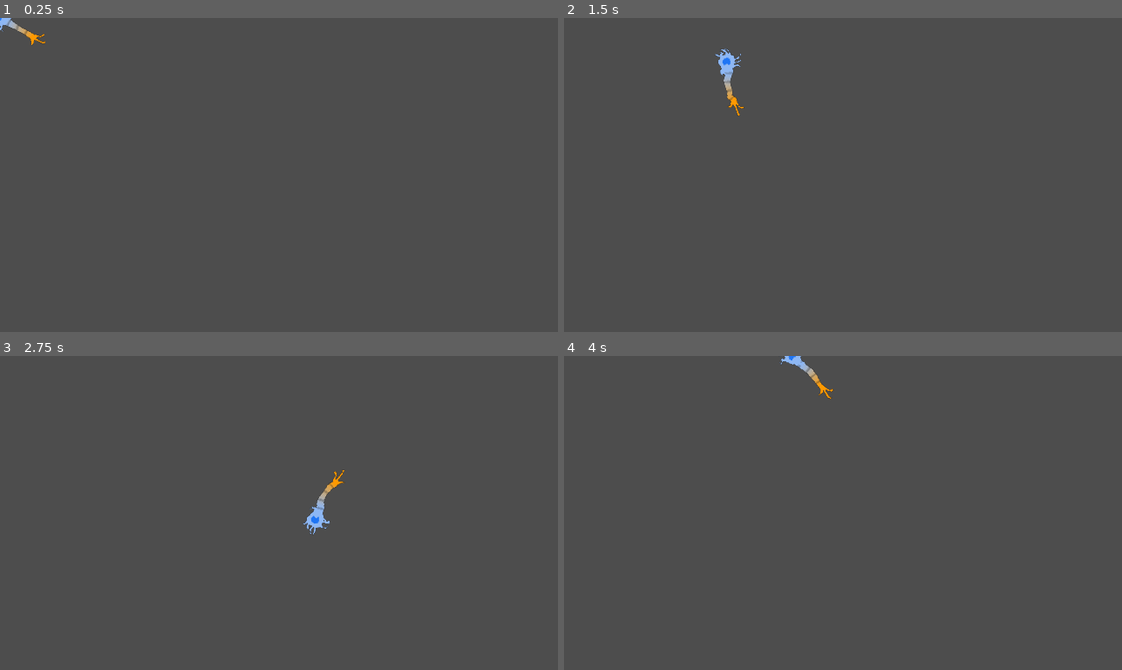
Above: before the commit, frames 1-4 (two rows, left to right).
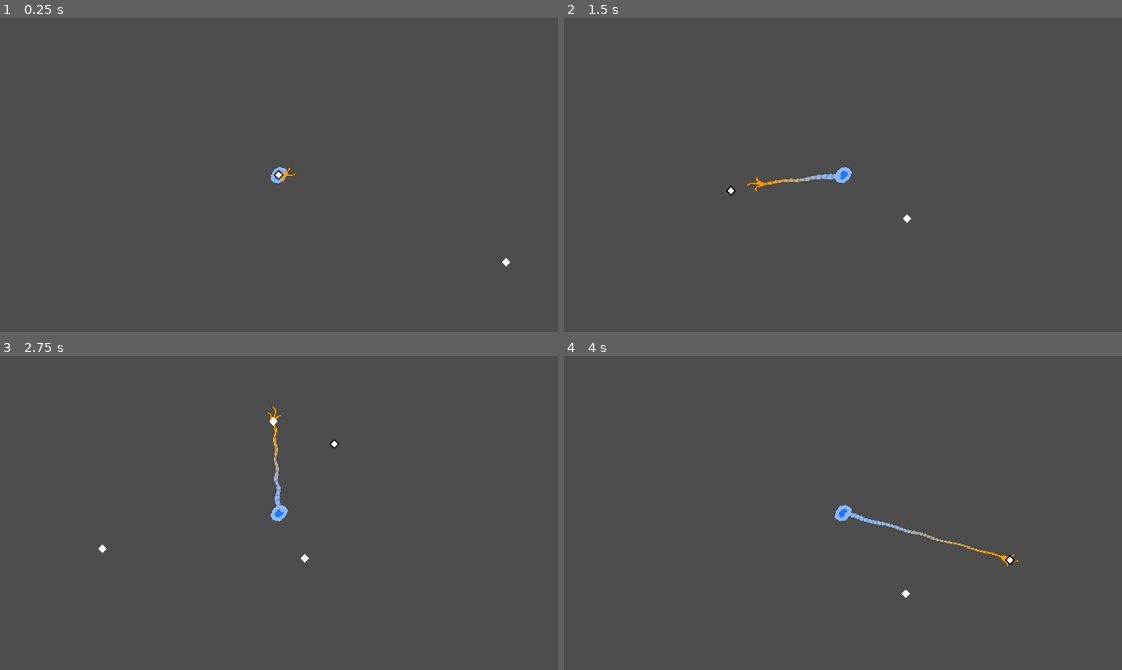
Above: after the commit, the same moments.

Repository: bnhrl/MomentumIsEverythingCountDown
Game: Godot game, scene res://Game/Levels/_Base/level.tscn
Two runs of this game, one before a commit and one after it. Both use one fixed random seed, a clock stepped at 60 frames per second and the inputs below. The project has no main scene, so this scene is started directly.
Inputs (mouse positions are in pixels of both pictures, inside the frame that each line leads up to):
- Up to frame 1 (0.25 s): no input
- Up to frame 2 (1.5 s): move the mouse to (965, 159) at 0.52 s; press the mouse at (965, 159) at 0.53 s; hold D (right) 0.53-1.28 s; move the mouse to (731, 190) at 1.27 s; release the mouse at (731, 190) at 1.28 s; hold S (down) from 1.28 s (still down); click (731, 190) at 1.35 s
- Up to frame 3 (2.75 s): move the mouse to (334, 443) at 2.02 s; release S (down) at 2.03 s; press the mouse at (334, 443) at 2.03 s; hold D (right) from 2.03 s (still down)
- Up to frame 4 (4 s): move the mouse to (815, 575) at 2.77 s; release D (right) at 2.78 s; release the mouse at (815, 575) at 2.78 s; hold W (up) 2.78-3.53 s; click (815, 575) at 2.85 s; move the mouse to (1010, 560) at 3.52 s; press the mouse at (1010, 560) at 3.53 s; hold A (left) from 3.53 s (still down)

The runs differ from the first frame. In frame 1, 0.3% of the frame differs, in the area x 0-92%, y 0-80%; in frame 2, 0.7%; in frame 3, 0.8%, in the area x 17-62%, y 15-66%; in frame 4, 0.7%.

Commit message:
Added grappling (WIP), Camera & Cursor singletons

Diff:
--- /dev/null
+++ b/Game/GrapplePoints/grapple_point.gd
@@ -0,0 +1,14 @@
+class_name GrapplePoint extends Area2D
+
+
+signal grappled
+signal released
+
+func grapple() -> void:
+	grappled.emit()
+
+func release() -> void:
+	released.emit()
+
+func _on_body_entered(body: Node2D) -> void:
+	if body is Player: body.passed_grapple_object()
--- /dev/null
+++ b/Game/GrapplePoints/grapple_point.tscn
@@ -0,0 +1,14 @@
+[gd_scene format=3 uid="uid://c2mrm5rc4nnir"]
+
+[ext_resource type="Script" uid="uid://nantb8xlfve7" path="res://Game/GrapplePoints/grapple_point.gd" id="1_3tkon"]
+
+[node name="GrapplePoint0" type="Area2D" unique_id=907286068]
+script = ExtResource("1_3tkon")
+
+[node name="Visual" type="Polygon2D" parent="." unique_id=873595959]
+polygon = PackedVector2Array(0, -5, -5, 0, 0, 5, 5, 0)
+
+[node name="Collision" type="CollisionPolygon2D" parent="." unique_id=1981361459]
+polygon = PackedVector2Array(0, -5, -5, 0, 0, 5, 5, 0)
+
+[connection signal="body_entered" from="." to="." method="_on_body_entered"]
--- a/Game/Levels/_Base/level.tscn
+++ b/Game/Levels/_Base/level.tscn
@@ -1,7 +1,25 @@
 [gd_scene format=3 uid="uid://co1sgdv2x4nyr"]
 
 [ext_resource type="PackedScene" uid="uid://fr8karxanqon" path="res://Game/Player/player.tscn" id="1_ag3y2"]
+[ext_resource type="PackedScene" uid="uid://c2mrm5rc4nnir" path="res://Game/GrapplePoints/grapple_point.tscn" id="2_1kmpi"]
 
 [node name="Level" type="Node2D" unique_id=1414133645]
 
-[node name="Player" parent="." unique_id=2013412106 instance=ExtResource("1_ag3y2")]
+[node name="Bounds" type="Control" parent="." unique_id=1811867841]
+layout_mode = 3
+anchors_preset = 0
+offset_right = 640.0
+offset_bottom = 360.0
+
+[node name="temp" type="Node" parent="." unique_id=1293760514]
+
+[node name="Player" parent="temp" unique_id=2013412106 instance=ExtResource("1_ag3y2")]
+
+[node name="GrapplePoint0" parent="temp" unique_id=907286068 instance=ExtResource("2_1kmpi")]
+position = Vector2(65, 246)
+
+[node name="GrapplePoint1" parent="temp" unique_id=255816644 instance=ExtResource("2_1kmpi")]
+position = Vector2(261, 100)
+
+[node name="GrapplePoint2" parent="temp" unique_id=1590516925 instance=ExtResource("2_1kmpi")]
+position = Vector2(297, 257)
--- a/Game/Player/player.gd
+++ b/Game/Player/player.gd
@@ -7,26 +7,36 @@
 
 func _ready() -> void:
 	_ready_tail()
+	Camera.target = self
 
 func _physics_process(delta: float) -> void:
 	_process_movement(delta)
 	_process_tail(delta)
 	_process_visuals(delta)
 	_process_grabber()
+	_process_grappling(delta)
 
 
 # Movement
 func _process_movement(delta: float) -> void:
 	var input_direction := Input.get_vector("left", "right", "up", "down")
+	if grappled_object:
+		input_direction = Vector2.ZERO
+		if Input.is_action_pressed("left"):
+			momentum = momentum.rotated(-delta*32.0)*60*delta
+		elif Input.is_action_pressed("right"):
+			momentum = momentum.rotated(delta*32.0)*60*delta
 
 	velocity = input_direction * SPEED + momentum
-	momentum = momentum.move_toward(Vector2.ZERO, delta)
+	momentum = LerpHelper.lv2(momentum, Vector2.ZERO, 3.0, delta)
 
 	move_and_slide()
 
 
 # Tail
-const TAIL_DIST := 8.0
+const DEFAULT_TAIL_DIST := 8.0
+var target_tail_dist := DEFAULT_TAIL_DIST
+var tail_dist := DEFAULT_TAIL_DIST
 @onready var tail: Line2D = $Model/Tail
 var tail_points: Array[Vector2]
 
@@ -36,33 +46,81 @@
 		tail_points[i+2] = Vector2.ZERO
 
 func _process_tail(delta: float) -> void:
+	tail_dist = LerpHelper.lf(tail_dist, target_tail_dist, 12.0, delta)
+	tail.width = clampf(DEFAULT_TAIL_DIST/tail_dist*12.0, 5.0, 16.0)
+
 	var direction := global_position.direction_to(get_global_mouse_position())
-
-	tail_points[1] = direction * TAIL_DIST
+	if grappled_object: direction = global_position.direction_to(grappled_object.global_position)
+	tail_points[1] = direction * tail_dist
 
 	for i in range(tail_points.size()-2):
 		var point := tail_points[i+2]
-		var target := direction * i*TAIL_DIST
-		point = LerpHelper.lv2(point, target, TAIL_DIST*7-i*TAIL_DIST, delta)
+		var target := direction * i*tail_dist
+		point = LerpHelper.lv2(point, target, tail_dist*7-i*tail_dist, delta)
 		tail_points[i+2] = point
 
 	tail.points = tail_points
 
-# Visuals
+# Body Visuals (TEMPORARY)
 @onready var visual_0: Polygon2D = $Model/Visual0
 @onready var visual_1: Polygon2D = $Model/Visual1
-@onready var visual_2: Polygon2D = $Model/Visual2
-@onready var visual_3: Polygon2D = $Model/Visual3
 func _process_visuals(delta: float) -> void:
 	var angle := get_angle_to(get_global_mouse_position())
 	visual_0.rotation = LerpHelper.la(visual_0.rotation, angle, 16.0, delta)
 	visual_1.rotation = LerpHelper.la(visual_0.rotation, angle, 24.0, delta)
-	visual_2.rotation += delta*2.0
-	visual_3.rotation -= delta*1.5
+
 
 # Grabber
 @onready var grabber: Area2D = $Model/Grabber
-func _process_grabber() -> void:
+func _process_grabber() -> void: # Anchors and rotates the grabber based off of the tail
 	var last_point := tail_points[tail_points.size()-1]
 	grabber.position = last_point
 	grabber.rotation = last_point.angle()
+
+
+# Grappling
+var holding_grapple := false
+var attempting_to_grapple := false
+var grappled_object: Node2D
+func _process_grappling(delta: float) -> void:
+	_process_grapple_controls()
+	if !grappled_object:
+		if attempting_to_grapple:
+			for body in grabber.get_overlapping_areas():
+				pass
+			for area in grabber.get_overlapping_areas():
+				if area is GrapplePoint:
+					hit_grapple(area)
+		return
+
+	tail_points[tail_points.size()-1] = grappled_object.global_position - global_position
+	tail_dist = global_position.distance_to(grappled_object.global_position)*0.133
+	momentum += global_position.direction_to(grappled_object.global_position) * 3000.0 * delta
+
+func _process_grapple_controls() -> void:
+	if !grappled_object:
+		if Input.is_action_pressed("grapple") and !attempting_to_grapple and !holding_grapple:
+			holding_grapple = true
+			target_tail_dist = 32.0
+			attempting_to_grapple = true
+			await Delays.wait(0.5)
+			attempting_to_grapple = false
+		elif !Input.is_action_pressed("grapple") or !attempting_to_grapple:
+			if !Input.is_action_pressed("grapple"): holding_grapple = false
+			target_tail_dist = DEFAULT_TAIL_DIST
+	else:
+		if !Input.is_action_pressed("grapple"):
+			grappled_object = null
+
+func hit_grapple(node: Node2D) -> void:
+	print("Grappled " + node.name + "!")
+	grappled_object = node
+	attempting_to_grapple = false
+
+func release_grapple() -> void:
+	grappled_object = null
+
+func passed_grapple_object() -> void:
+	if !grappled_object: return
+	grappled_object = null
+	momentum *= 2
--- a/Game/Player/player.tscn
+++ b/Game/Player/player.tscn
@@ -23,6 +23,7 @@
 colors = PackedColorArray(0.5529412, 0.7176471, 0.95686275, 1, 1, 0.6, 0, 1)
 
 [sub_resource type="CircleShape2D" id="CircleShape2D_letr6"]
+radius = 15.0
 
 [node name="Player" type="CharacterBody2D" unique_id=2013412106]
 script = ExtResource("1_m57qa")
@@ -43,17 +44,6 @@
 joint_mode = 2
 end_cap_mode = 2
 
-[node name="Visual2" type="Polygon2D" parent="Model" unique_id=1057603758]
-rotation = -0.2617994
-scale = Vector2(0.7, 0.7)
-color = Color(0.5568, 0.71807986, 0.96, 1)
-polygon = PackedVector2Array(-1.4285713, -11.428571, -13, -13, -17, -17, -16, -12, -8, -8, -12, -2, -19, -3, -24, 2, -25, 5, -23, 4, -21, 1, -16, 0, -12, 1, -9, 9, -9, 13, -7, 21, 0, 22, -5, 19, -7, 14, -4.285714, 12.857142, 0, 8.571428, 5, 14, 2, 16, 5, 19, 11, 22, 6, 18, 8, 15, 8.571428, 11.428571, 8.571428, 1.4285713, 11.428571, -1.4285713, 17, -14, 15, -15, 10, -20, 11, -17, 14, -13, 11.428571, -11.428571)
-
-[node name="Visual3" type="Polygon2D" parent="Model" unique_id=767808422]
-scale = Vector2(0.7, 0.7)
-color = Color(0.5568, 0.71807986, 0.96, 1)
-polygon = PackedVector2Array(-4.285714, -12.857142, -7.1428566, -18.571428, -12.857142, -21.42857, -5.7142854, -22.857141, -2.8571427, -18.571428, -1.4285713, -12.857142, 1.4285713, -5.7142854, 12.857142, -5.7142854, 18.571428, -9.999999, 24.285713, -9.999999, 19.999998, -7.1428566, 12.857142, -2.8571427, 5.7142854, -2.8571427, 14.285713, 5.7142854, 22.857141, 2.8571427, 18.571428, 8.571428, 12.857142, 8.571428, 4.285714, 1.4285713, -7.1428566, 9.999999, -11.428571, 14.285713, -12.857142, 21.42857, -14.285713, 18.571428, -12.857142, 12.857142, -9.999999, 8.571428, -5.7142854, 2.8571427)
-
 [node name="Visual0" type="Polygon2D" parent="Model" unique_id=1400161394]
 color = Color(0.5568, 0.71807986, 0.96, 1)
 polygon = PackedVector2Array(0, -10, -7, -7, -10, 0, -7, 7, 0, 10, 7, 7, 10, 0, 7, -7)
@@ -71,5 +61,5 @@
 polygon = PackedVector2Array(-1, 0, -1, -4, 2, -5, 9, -6, 10, -10, 12, -10, 12, -7, 10, -5, 5, -3, 8, -2, 15, -2, 18, -4, 19, -2, 15, 0, 9, 0, 5, 0, 7, 3, 7, 7, 6, 7, 5, 4)
 
 [node name="Collision" type="CollisionShape2D" parent="Model/Grabber" unique_id=344104193]
-position = Vector2(9, 0)
+position = Vector2(6, 0)
 shape = SubResource("CircleShape2D_letr6")
--- /dev/null
+++ b/_Globals/Camera/_Camera.gd
@@ -0,0 +1,7 @@
+extends Camera2D
+
+
+var target: Node2D
+
+func _process(_delta: float) -> void:
+	global_position = target.global_position
--- /dev/null
+++ b/_Globals/Camera/camera.tscn
@@ -0,0 +1,6 @@
+[gd_scene format=3 uid="uid://ddkdjnynb57el"]
+
+[ext_resource type="Script" uid="uid://i6e8vkirx2w3" path="res://_Globals/Camera/_Camera.gd" id="1_gbo10"]
+
+[node name="Camera" type="Camera2D" unique_id=1552484943]
+script = ExtResource("1_gbo10")
--- /dev/null
+++ b/_Globals/Cursor/_Cursor.gd
@@ -0,0 +1,9 @@
+extends CanvasLayer
+
+@onready var cursor_object: Node2D = $CursorObject
+
+func _ready() -> void:
+	Input.mouse_mode = Input.MOUSE_MODE_HIDDEN
+
+func _process(_delta: float) -> void:
+	cursor_object.global_position = cursor_object.get_global_mouse_position()
--- /dev/null
+++ b/_Globals/Cursor/cursor.tscn
@@ -0,0 +1,15 @@
+[gd_scene format=3 uid="uid://b2yt7evteq6qx"]
+
+[ext_resource type="Script" uid="uid://bxueqg7vh4kua" path="res://_Globals/Cursor/_Cursor.gd" id="1_ltw8t"]
+
+[node name="Cursor" type="CanvasLayer" unique_id=607214282]
+script = ExtResource("1_ltw8t")
+
+[node name="CursorObject" type="Node2D" parent="." unique_id=724732679]
+
+[node name="Visual1" type="Polygon2D" parent="CursorObject" unique_id=1885440409]
+color = Color(0, 0, 0, 1)
+polygon = PackedVector2Array(0, -6, -6, 0, 0, 6, 6, 0)
+
+[node name="Visual0" type="Polygon2D" parent="CursorObject" unique_id=1949847239]
+polygon = PackedVector2Array(0, -4, -4, 0, 0, 4, 4, 0)
--- a/project.godot
+++ b/project.godot
@@ -17,6 +17,8 @@
 [autoload]
 
 Delays="*uid://b4yfch5nbpepm"
+Cursor="*uid://b2yt7evteq6qx"
+Camera="*uid://i6e8vkirx2w3"
 
 [debug]
 
@@ -28,6 +30,15 @@
 window/size/viewport_height=360
 window/stretch/mode="viewport"
 window/stretch/aspect="expand"
+
+[file_customization]
+
+folder_colors={
+"res://Assets/": "gray",
+"res://Game/Levels/": "blue",
+"res://Game/Player/": "green",
+"res://_Globals/": "gray"
+}
 
 [gui]
 
@@ -62,6 +73,11 @@
 , Object(InputEventKey,"resource_local_to_scene":false,"resource_name":"","device":-1,"window_id":0,"alt_pressed":false …(186 unchanged characters)…
 ]
 }
+grapple={
+"deadzone": 0.2,
+"events": [Object(InputEventMouseButton,"resource_local_to_scene":false,"resource_name":"","device":-1,"window_id":0,"alt_pressed":false,"shift_pressed":false,"ctrl_pressed":false,"meta_pressed":false,"button_mask":1,"position":Vector2(452, 32),"global_position":Vector2(464, 92),"factor":1.0,"button_index":1,"canceled":false,"pressed":true,"double_click":false,"script":null)
+]
+}
 
 [physics]
 
Not shown, added: Game/GrapplePoints/grapple_point.gd.uid
Not shown, added: _Globals/Camera/_Camera.gd.uid
Not shown, added: _Globals/Cursor/_Cursor.gd.uid
